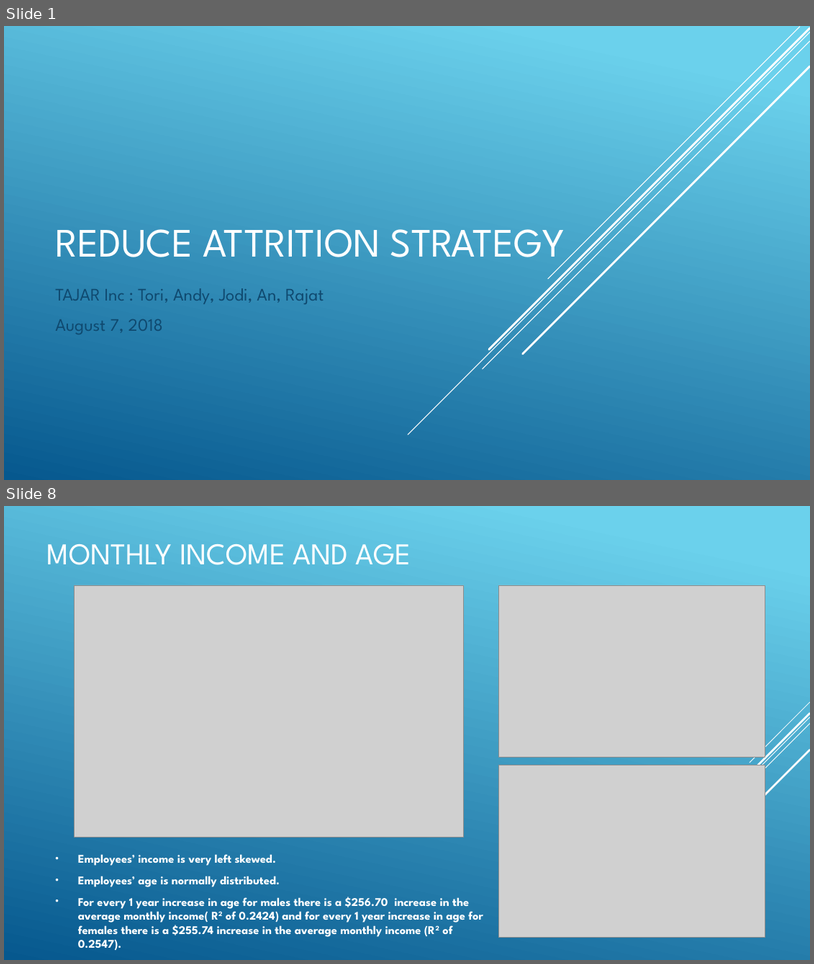
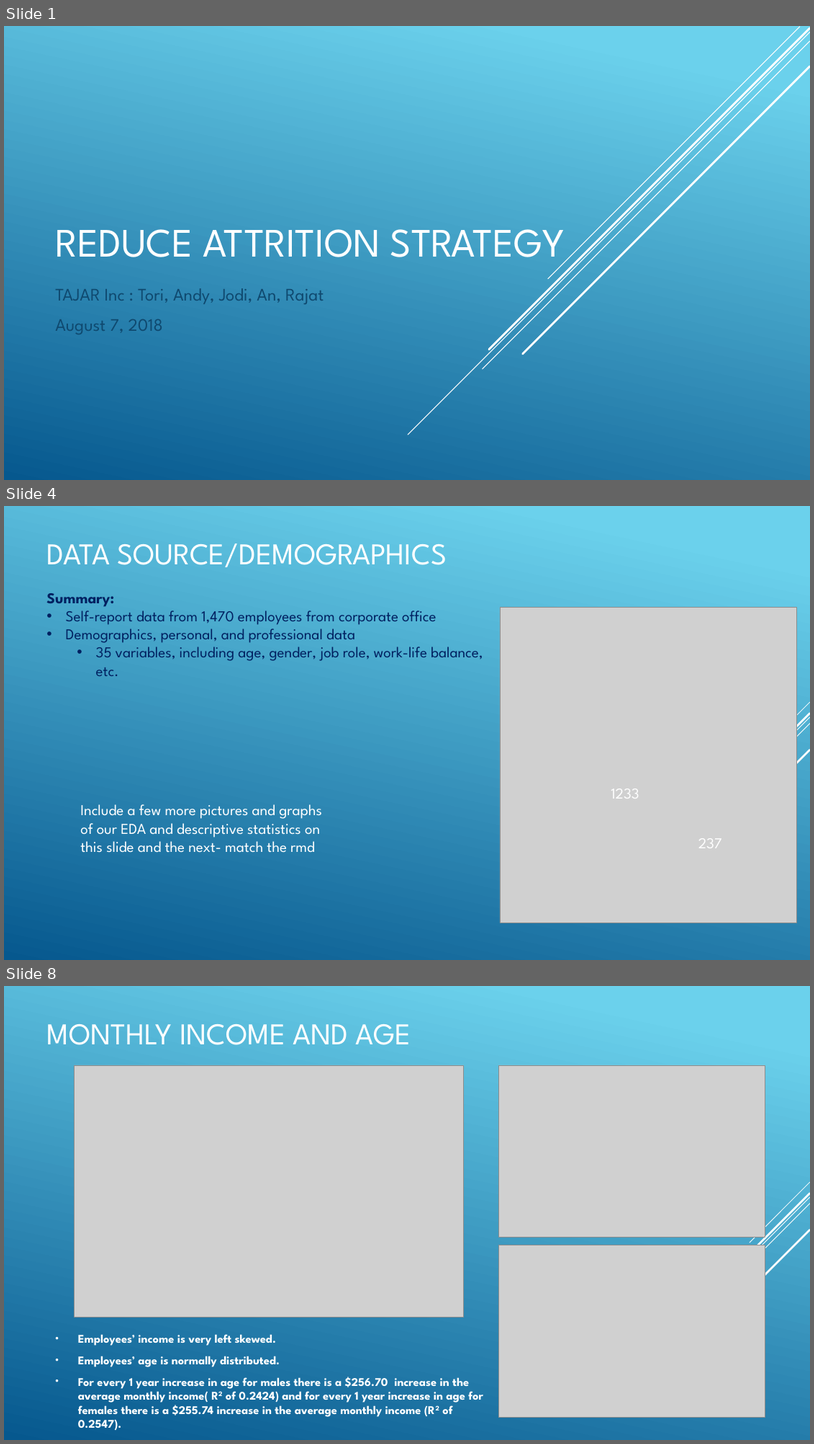
Before and after one commit to R-Chandna/MSDS6306_CaseStudy_2, a slide deck: Attrition_Case_Study_2_pptx_TAJAR_IP.pptx. Shown one above the other, each under a label of ours: slides 1 and 8 before the commit, slides 1, 4 and 8 after it; the slides between them are not shown. The pictures are 814x964 and 814x1444 pixels, drawn with LibreOffice and Linux fonts; fonts in the diff are those of the drawing; grey boxes stand for pictures. Boxes give left, top, right and bottom in pixels: in the first picture for what was removed or moved away, otherwise in the second. Text is boxed around its words. In the diff, an @@ line names an element or a change of style, - is before the commit and + after.

Commit message:
Tori report updates and ppt edits

```diff
--- a/Attrition_Case_Study_2_pptx_TAJAR_IP.pptx
+++ b/Attrition_Case_Study_2_pptx_TAJAR_IP.pptx
@@ slide 4 added at box(4, 506, 810, 960), background gradient #6ED2EB to #06588E; not listed: 5 template elements that a slide beside it also shows @@
@@ title added at box(47, 543, 448, 567), 36 pt, text #FFFFFF @@
+DATA SOURCE/DEMOGRAPHICS
@@ text added at box(46, 593, 483, 676), 18 pt, text #002060 @@
+Summary:
+• Self-report data from 1,470 employees from corporate office
+• Demographics, personal, and professional data
+  • 35 variables, including age, gender, job role, work-life balance, etc.
@@ picture added at box(500, 608, 797, 923) @@
@@ text added at box(80, 804, 322, 852), 18 pt, text #FFFFFF @@
+Include a few more pictures and graphs of our EDA and descriptive statistics on this slide and the next- match the rmd
@@ text added at box(611, 788, 639, 798), 18 pt, text #FFFFFF @@
+1233
@@ text added at box(699, 838, 723, 848), 18 pt, text #FFFFFF @@
+237
```
Also in this commit, not shown: 7 slides changed, 2 other slides added, 2 slides removed, 3 other files.
